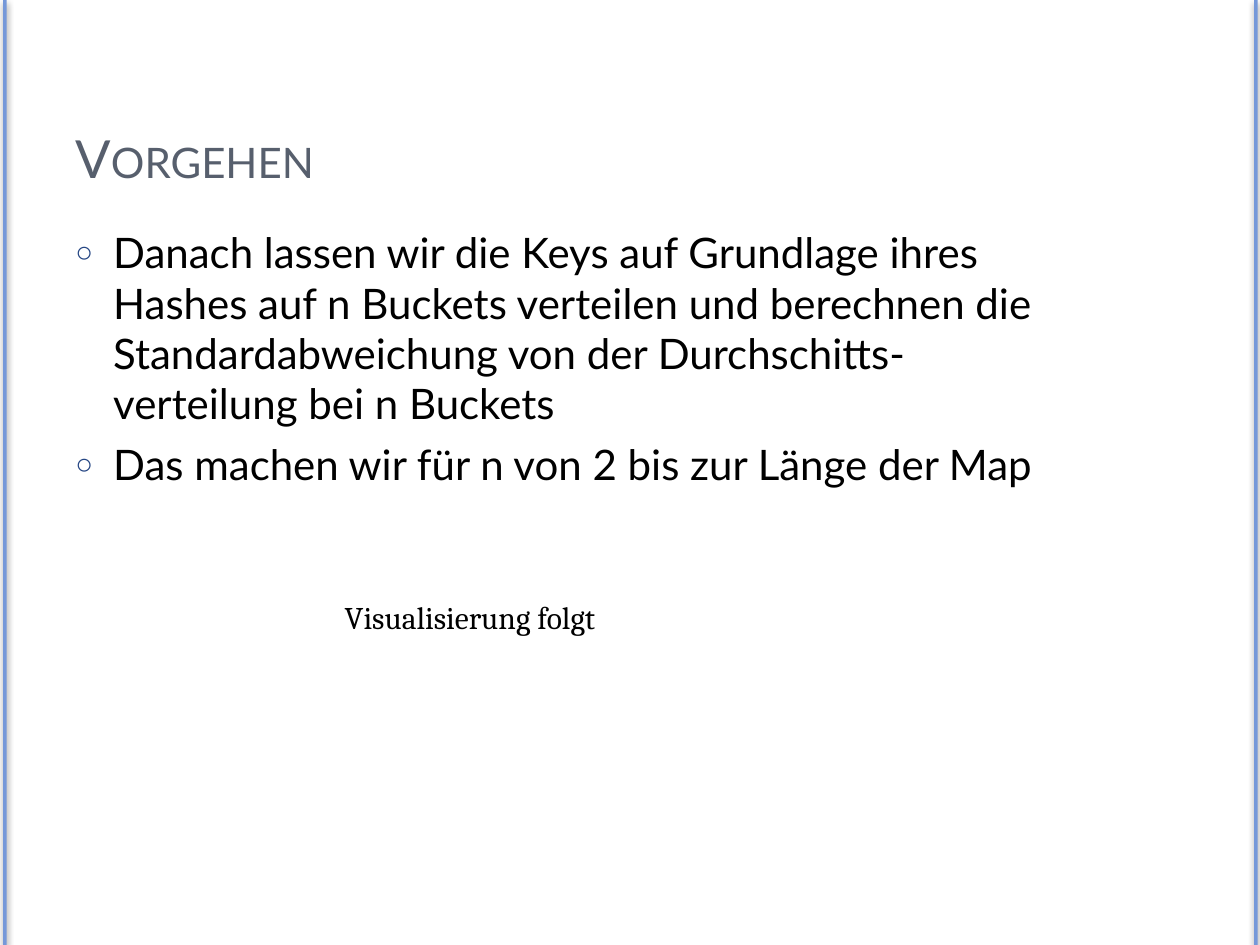
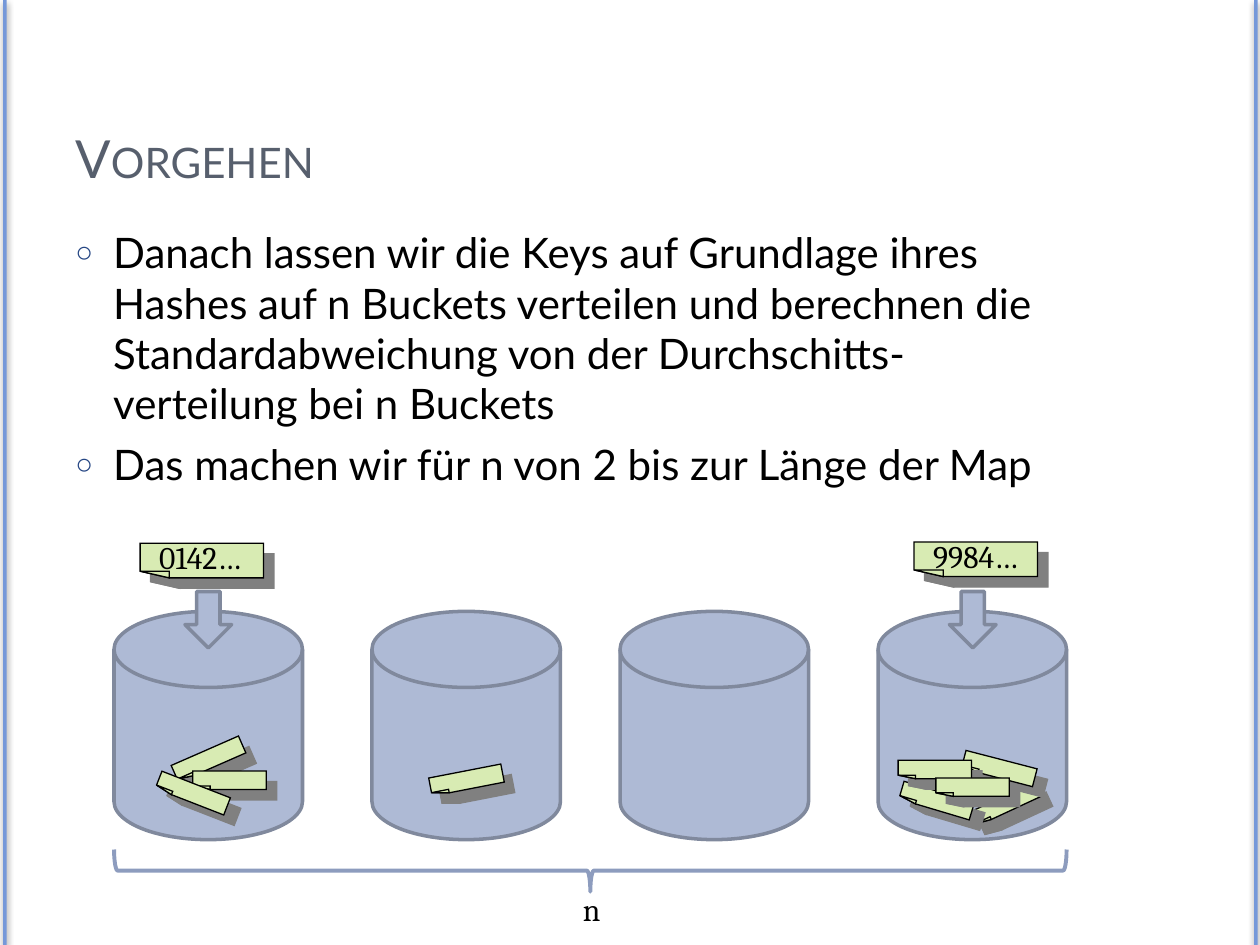
Before and after one commit to Exa-THM/HashTesting, a slide deck: slide 9 of Presentation/exa-hashes.pptx. Drawn at 1260x945 pixels with LibreOffice and Linux fonts; fonts in the diff are those of the drawing. Boxes give left, top, right and bottom in pixels: in the first picture for what was removed or moved away, otherwise in the second. Text is boxed around its words. In the diff, an @@ line names an element or a change of style, - is before the commit and + after.

```diff
--- a/Presentation/exa-hashes.pptx
+++ b/Presentation/exa-hashes.pptx
@@ text added at <box>933,539,1018,575</box>, 18 pt, text #000000 @@
+9984…
@@ freeform shape added at <box>140,543,263,577</box>, fill #D8EBB3, outline #000000 0.75 pt @@
@@ text added at <box>159,541,241,577</box>, 18 pt, text #000000 @@
+0142…
@@ freeform shape added at <box>914,542,1037,576</box>, fill #D8EBB3, outline #000000 0.75 pt @@
@@ right arrow added at <box>185,591,232,648</box>, fill #AEBAD5, outline #818A9E 2 pt @@
@@ right arrow added at <box>950,591,997,648</box>, fill #AEBAD5, outline #818A9E 2 pt @@
@@ cylinder added at <box>115,611,304,839</box>, fill #AEBAD5, outline #818A9E 2 pt @@
@@ text removed at <box>345,606,595,636</box> @@
-Visualisierung folgt
@@ cylinder added at <box>372,611,561,839</box>, fill #AEBAD5, outline #818A9E 2 pt @@
@@ cylinder added at <box>620,611,809,839</box>, fill #AEBAD5, outline #818A9E 2 pt @@
@@ cylinder added at <box>878,611,1067,839</box>, fill #AEBAD5, outline #818A9E 2 pt @@
@@ freeform shape added at <box>171,736,245,782</box>, fill #D8EBB3, outline #000000 0.75 pt @@
@@ freeform shape added at <box>155,771,230,815</box>, fill #D8EBB3, outline #000000 0.75 pt @@
@@ freeform shape added at <box>193,771,266,790</box>, fill #D8EBB3, outline #000000 0.75 pt @@
@@ freeform shape added at <box>429,764,504,797</box>, fill #D8EBB3, outline #000000 0.75 pt @@
@@ freeform shape added at <box>898,760,971,779</box>, fill #D8EBB3, outline #000000 0.75 pt @@
@@ freeform shape added at <box>936,777,1009,796</box>, fill #D8EBB3, outline #000000 0.75 pt @@
@@ freeform shape added at <box>961,751,1037,788</box>, fill #D8EBB3, outline #000000 0.75 pt @@
@@ freeform shape added at <box>898,781,974,820</box>, fill #D8EBB3, outline #000000 0.75 pt @@
@@ freeform shape added at <box>969,782,1042,827</box>, fill #D8EBB3, outline #000000 0.75 pt @@
@@ right brace added at <box>114,850,1067,891</box>, outline #8D9CBF 2.25 pt @@
@@ text added at <box>583,893,601,921</box>, 18 pt, text #000000 @@
+n
```
Also in this commit, not shown: 11 other slides changed, 1 other file.
